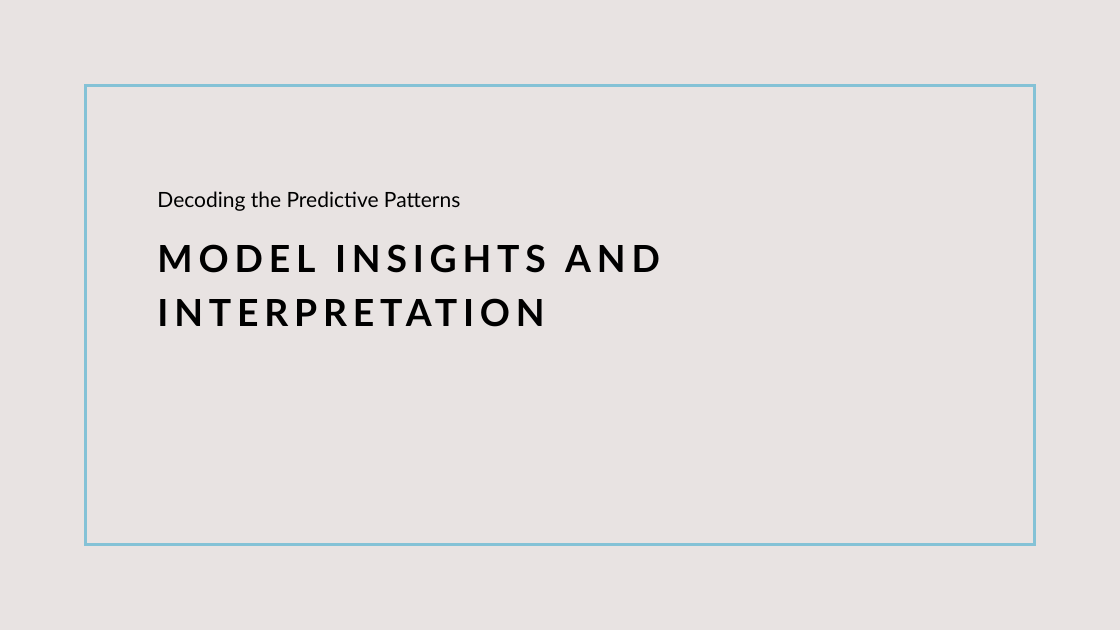
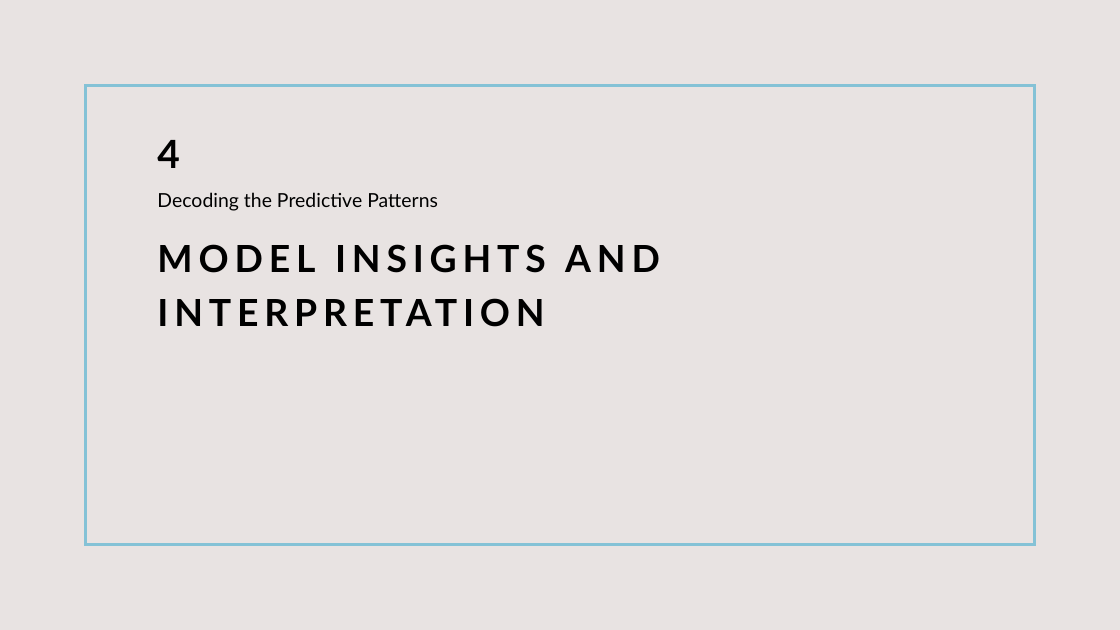
Before and after one commit to AfnanAbdullahi/Capstone_2_Fraud_Detection, a slide deck: slide 10 of Capstone_2_SlideDeck.pptx (slide 20 before the commit). Drawn at 1120x630 pixels with LibreOffice and Linux fonts; fonts in the diff are those of the drawing. Boxes give left, top, right and bottom in pixels: in the first picture for what was removed or moved away, otherwise in the second. Text is boxed around its words. In the diff, an @@ line names an element or a change of style, - is before the commit and + after.

```diff
--- a/Capstone_2_SlideDeck.pptx
+++ b/Capstone_2_SlideDeck.pptx
@@ text at (157,140,180,168): paragraph added @@
+4
@@ text at (157,192,438,211): size 18 to 16.6 pt; line spacing 1.2 to 1 @@
```
Also in this commit, not shown: 7 other slides changed, 3 slides added, 12 slides removed.
